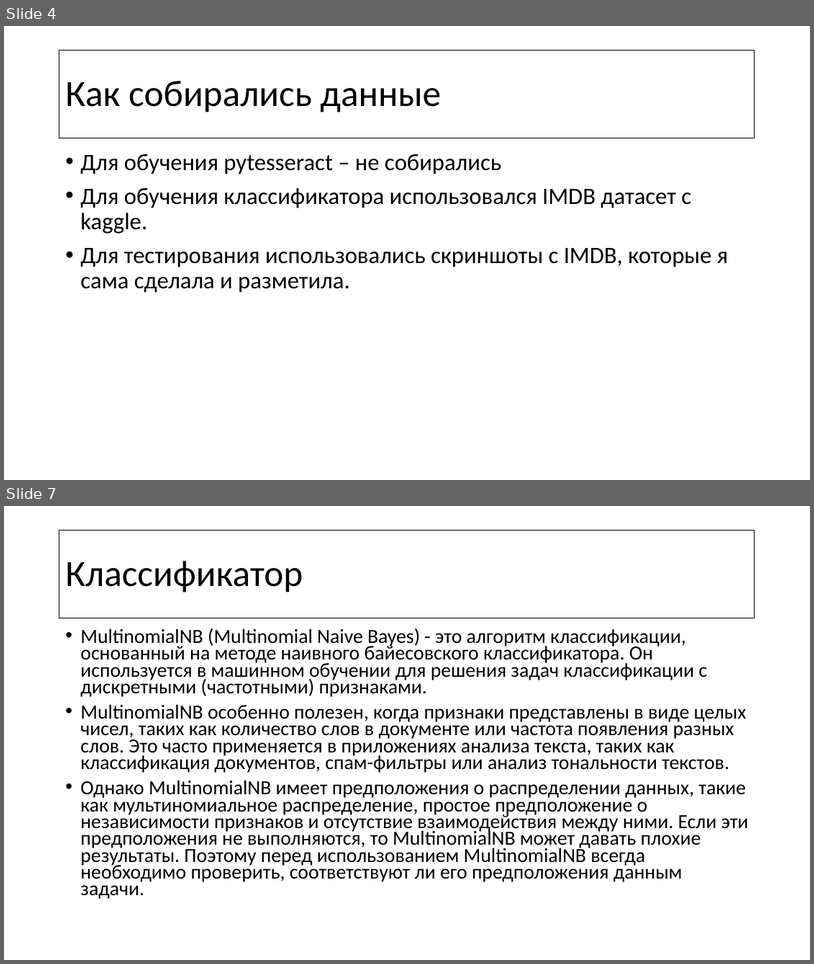
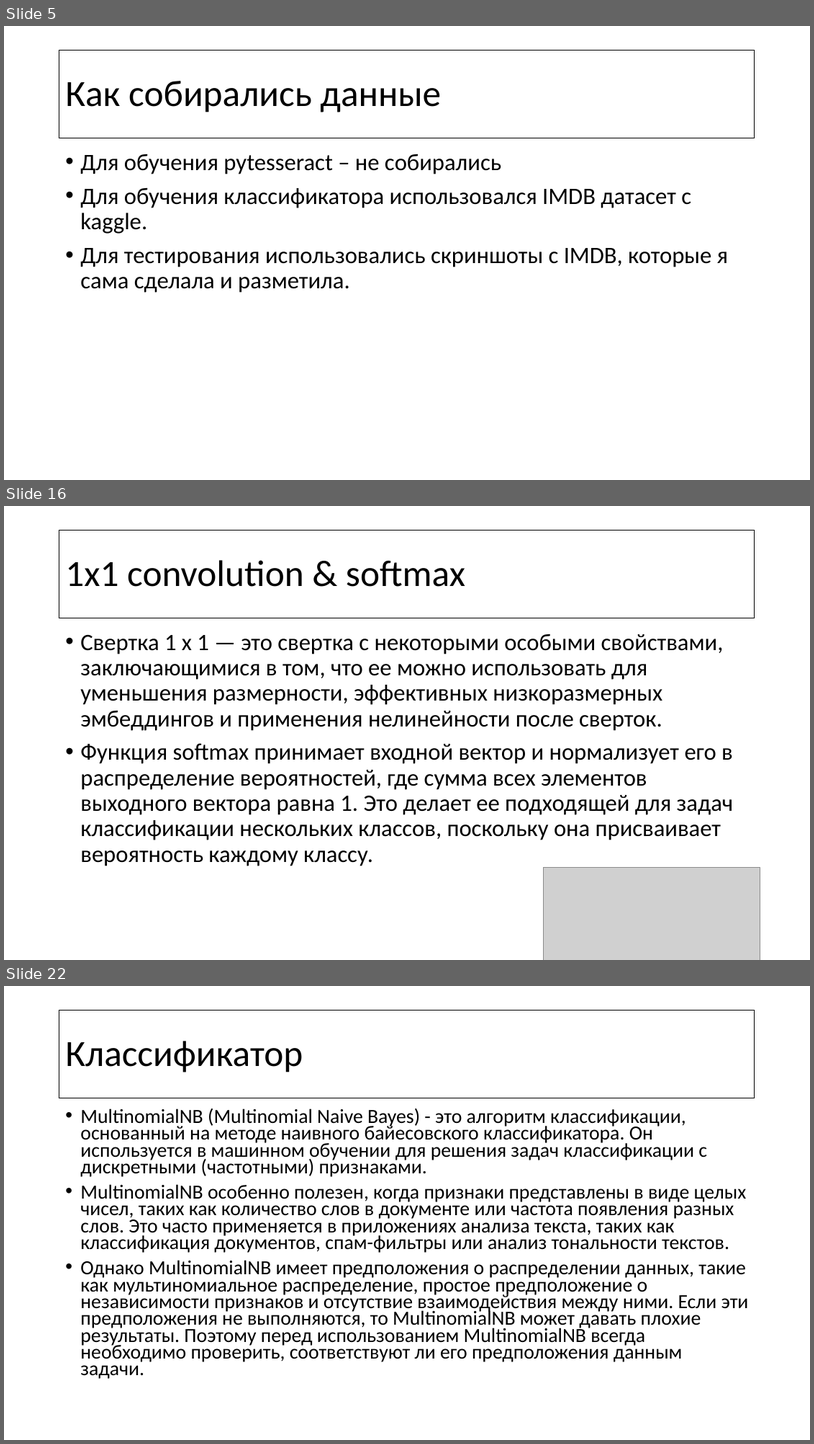
Before and after one commit to riapush/Image-to-text-and-recognition-project, a slide deck: Machine learning course.pptx. Shown one above the other, each under a label of ours: slides 4 and 7 before the commit, slides 5, 16 and 22 after it; the slides between them are not shown. The pictures are 814x964 and 814x1444 pixels, drawn with LibreOffice and Linux fonts; fonts in the diff are those of the drawing; grey boxes stand for pictures. Boxes give left, top, right and bottom in pixels: in the first picture for what was removed or moved away, otherwise in the second. Text is boxed around its words. In the diff, an @@ line names an element or a change of style, - is before the commit and + after.

```diff
--- a/Machine learning course.pptx
+++ b/Machine learning course.pptx
@@ slide 16 added at <box>4,506,810,960</box>, background #FFFFFF @@
@@ title added at <box>59,530,756,618</box>, outline #000000 0.75 pt, 44 pt, text #000000 @@
+1x1 convolution & softmax
@@ text added at <box>80,634,734,866</box>, 28 pt, text #000000 @@
+• Свертка 1 x 1 — это свертка с некоторыми особыми свойствами, заключающимися в том, что ее можно использовать для уменьшения размерности, эффективных низкоразмерных эмбеддингов и применения нелинейности после сверток.
+• Функция softmax принимает входной вектор и нормализует его в распределение вероятностей, где сумма всех элементов выходного вектора равна 1. Это делает ее подходящей для задач классификации нескольких классов, поскольку она присваивает вероятность каждому классу.
@@ picture added at <box>544,867,760,960</box> @@
@@ what was slide 4 is now slide 5 @@
@@ what was slide 7 is now slide 22 @@
```
Also in this commit, not shown: 1 slide changed, 15 other slides added, 1 other file.
